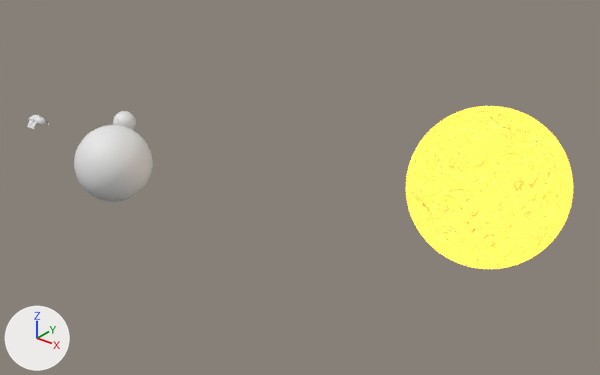
A saved change to the Blender file ProyectoFinal.blend.
Rendered twice from a 50 mm camera at (1164.0, -1101.0, 569.0) aimed at (381.0, -123.0, -37.0). The axes (+X, +Y, +Z) are drawn at lower left. The lights are the same throughout.

Before the edit, the objects in view are built like this:
```python
ob_planeta = bpy.data.objects.new('planeta', me_sphere_001)
ob_planeta.location = (129.0, -305.0, 0.0)
ob_sol = bpy.data.objects.new('sol', me_sphere)
ob_sol.location = (659.0, 0.0, 0.0)
```
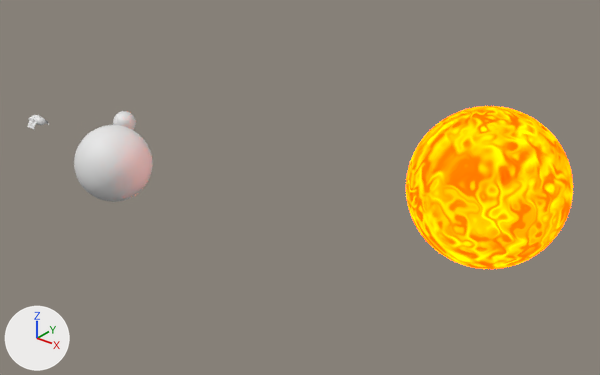
Where the change shows, as pixel boxes (x1, y1, x2, y2) in the pictures (600 x 375 px):
'sol', recoloured
    both: (406, 106, 573, 269)

The change, as a diff of the scene's bpy script:
```diff
--- a/ProyectoFinal.blend.py
+++ b/ProyectoFinal.blend.py
@@ mat_material_007 @@
 mat_material_007 = bpy.data.materials.new('Material.007')
-# nodes: Emission, Mapping, Mix, OutputMaterial, TexCoord, TexNoise x2, ValToRGB
-# colours: brown #925624, red #890f10, yellow #bca63a, white #ffffff
+# nodes: Emission, Mapping, Math, Mix, OutputMaterial, TexCoord, TexNoise x2, ValToRGB
+# colours: yellow #ffe700, orange #ff8100, orange #ff3900, red #8a0000
```
